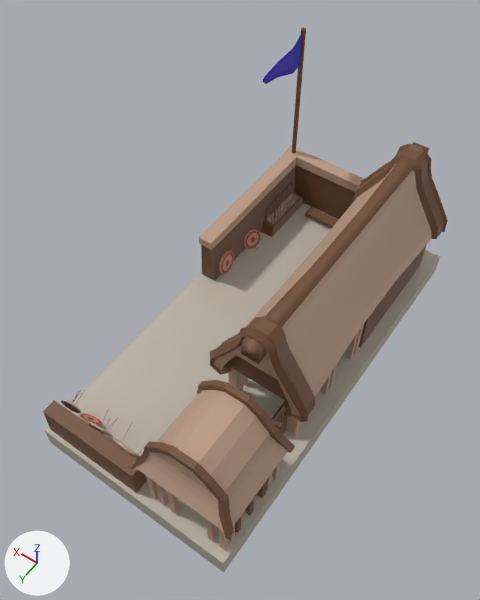
What one commit did to the FBX model Peasant_Bob/Assets/Models/Archery.fbx.
The view is the same before and after, from a camera (50 mm lens) standing at (-0.0818, 0.1294, 0.2198) and looking at (0.0031, 0.0105, 0.0329). Every picture has the same lights, and +X, +Y and +Z are marked at lower left. Where no turn or scale is listed for an object, it has been applied to the vertices.

The older version as bpy lines, for what is in view:
```python
me_mesh = bpy.data.meshes.new('Mesh')
me_mesh.from_pydata(...)  # 2930 vertices, 5396 faces; spans x -0.041..0.041, y -0.08..0.08, z -0.007..0.086
# faces by material slot: [12, 2155, 2949, 220, 60]
me_mesh.materials.append(mat_stonelightmat)  # grey #bcb4a5
me_mesh.materials.append(mat_woodbrightmat)  # beige #bc9b85
me_mesh.materials.append(mat_wooddarkmat)  # brown #724e35
me_mesh.materials.append(mat_redmat)  # red #bc0000
me_mesh.materials.append(mat_teamcolormat)  # blue #2600bc
ob_archery = bpy.data.objects.new('Archery', me_mesh)
ob_archery.location = (-0.0008, -0.0003, -0.0016)
```
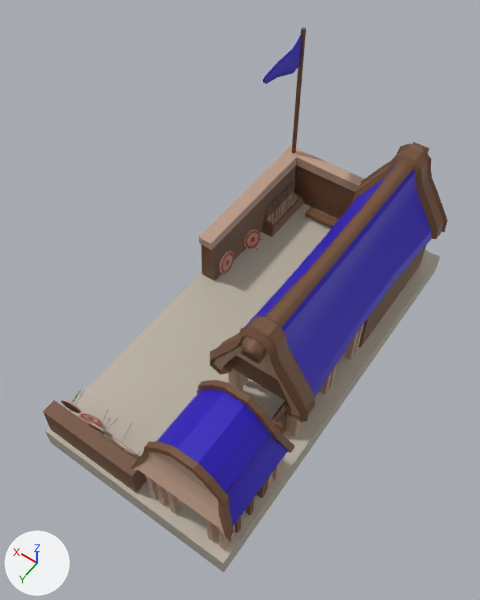
The change in detail:
me_mesh has 2930 vertices, 5396 faces and spans x -0.041..0.041, y -0.08..0.08, z -0.007..0.086.
me_mesh is used by ob_archery; location (-0.0008, -0.0003, -0.0016).
me_mesh part 1: 36 of the faces centred in x -0.036..-0.002, y -0.054..-0.044, z 0.027..0.056 switch from mat_woodbrightmat (beige #bc9b85) to mat_teamcolormat (blue #2600bc).
me_mesh part 2: 36 of the faces centred in x -0.035..-0.003, y -0.024..-0.014, z 0.028..0.055 switch from mat_woodbrightmat (beige #bc9b85) to mat_teamcolormat (blue #2600bc).
me_mesh part 3: 36 of the faces centred in x -0.036..-0.002, y 0.006..0.016, z 0.027..0.056 switch from mat_woodbrightmat (beige #bc9b85) to mat_teamcolormat (blue #2600bc).
me_mesh part 4: 28 of the faces centred in x -0.039..-0.005, y 0.056..0.066, z 0.027..0.046 switch from mat_woodbrightmat (beige #bc9b85) to mat_teamcolormat (blue #2600bc).

Location of each change, (x1, y1, x2, y2) in pixels of the pictures (480 x 600 px):
part 1 of me_mesh, recoloured: (324, 164, 432, 280) in both
part 2 of me_mesh, recoloured: (280, 212, 396, 335) in both
part 3 of me_mesh, recoloured: (239, 265, 355, 397) in both
part 4 of me_mesh, recoloured (beige to blue): (156, 390, 288, 526) in both
